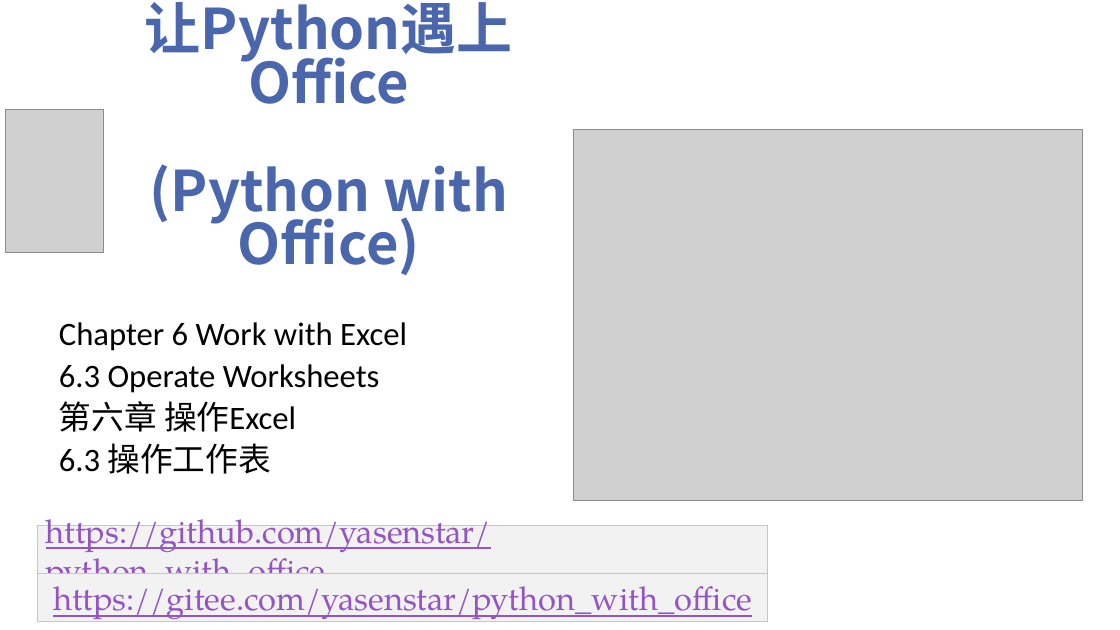
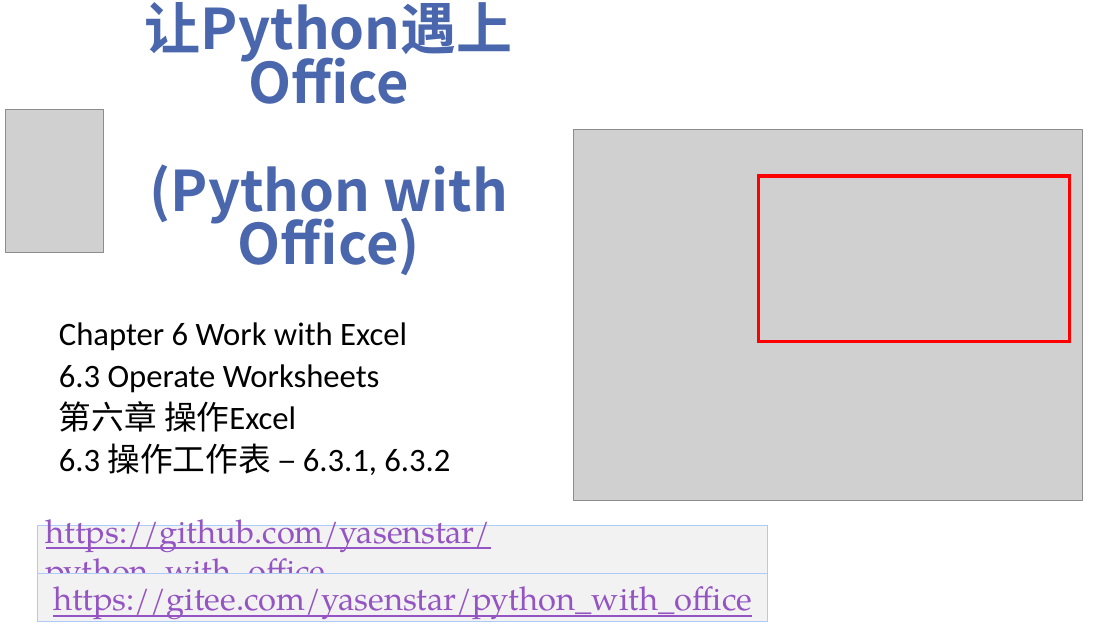
Before and after one commit to yasenstar/python_with_office, a slide deck: slide 27 of Video_Covers.pptx. Drawn at 1120x630 pixels with LibreOffice and Linux fonts; fonts in the diff are those of the drawing; grey boxes stand for pictures; background and template pictures are left out. Boxes give left, top, right and bottom in pixels: in the first picture for what was removed or moved away, otherwise in the second. Text is boxed around its words. In the diff, an @@ line names an element or a change of style, - is before the commit and + after.

```diff
--- a/Video_Covers.pptx
+++ b/Video_Covers.pptx
@@ rectangle added at <box>759,176,1070,342</box>, outline #FF0000 3 pt @@
@@ subtitle at <box>59,443,450,475</box>: text changed @@
-6.3 操作工作表
+6.3 操作工作表 – 6.3.1, 6.3.2
```
Also in this commit, not shown: 5 other files.
